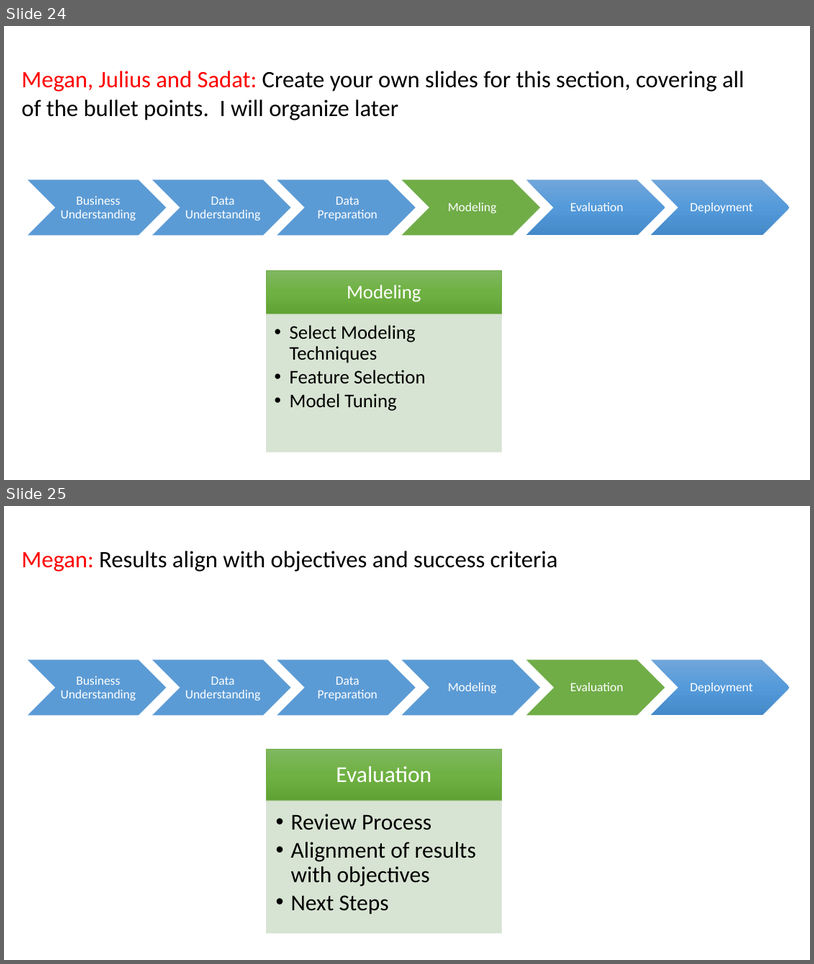
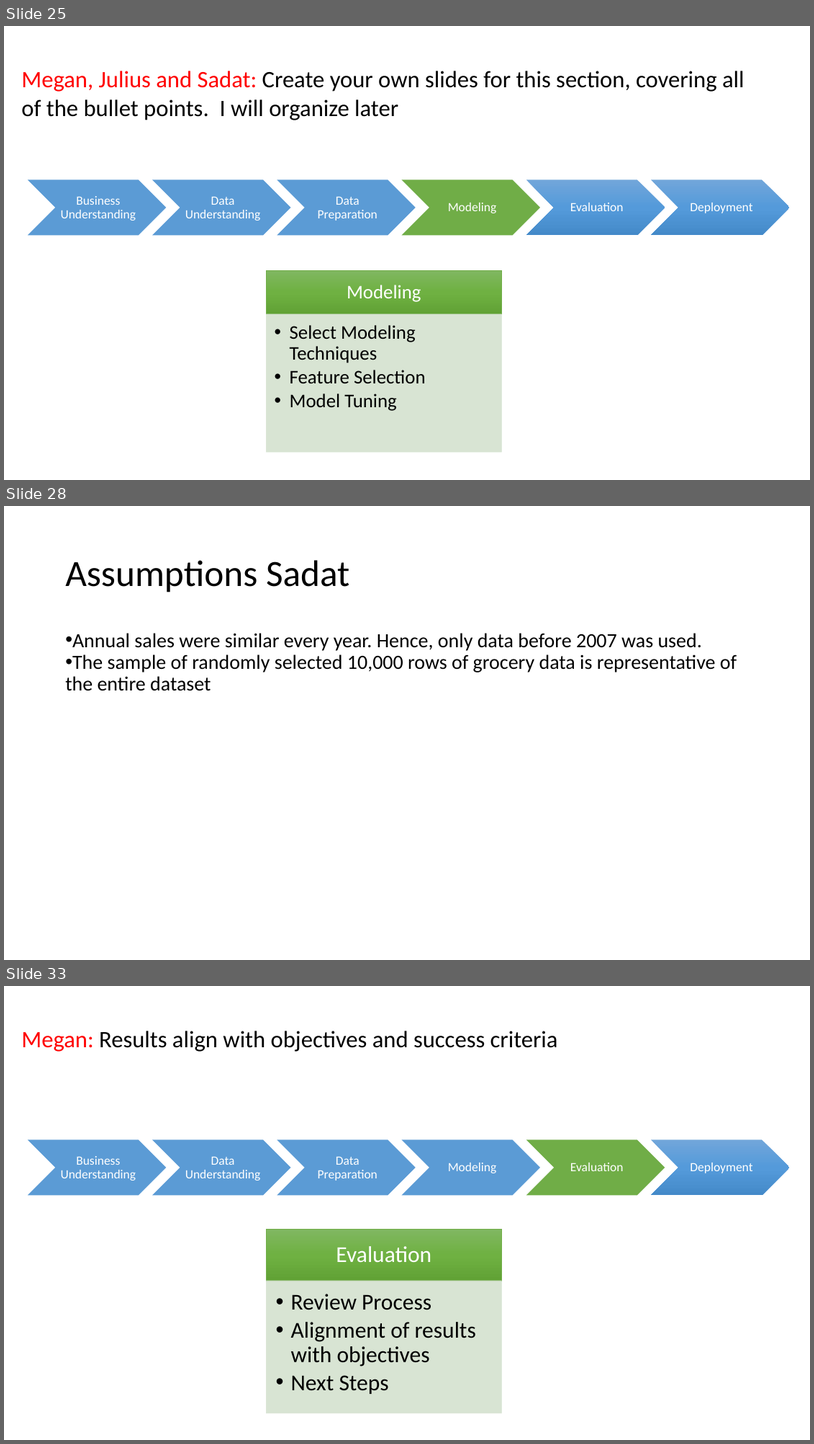
Before and after one commit to mGalarnyk/Machine_Learning_Froyo, a slide deck: Current_Powerpoint/Froyo_v2.pptx. Shown one above the other, each under a label of ours: slides 24 and 25 before the commit, slides 25, 28 and 33 after it; the slides between them are not shown. The pictures are 814x964 and 814x1444 pixels, drawn with LibreOffice and Linux fonts; fonts in the diff are those of the drawing. Boxes give left, top, right and bottom in pixels: in the first picture for what was removed or moved away, otherwise in the second. Text is boxed around its words. In the diff, an @@ line names an element or a change of style, - is before the commit and + after.

Commit message:
sadat

```diff
--- a/Current_Powerpoint/Froyo_v2.pptx
+++ b/Current_Powerpoint/Froyo_v2.pptx
@@ slide 28 added at (x1=4, y1=506, x2=810, y2=960), background #FFFFFF @@
@@ text added at (x1=65, y1=560, x2=350, y2=592), 44 pt, text #000000 @@
+Assumptions Sadat
@@ text added at (x1=65, y1=633, x2=737, y2=691), 24 pt, text #000000 @@
+• Annual sales were similar every year. Hence, only data before 2007 was used.
+• The sample of randomly selected 10,000 rows of grocery data is representative of the entire dataset
@@ what was slide 24 is now slide 25 @@
@@ what was slide 25 is now slide 33 @@
```
Also in this commit, not shown: 7 other slides added, 1 other file.
